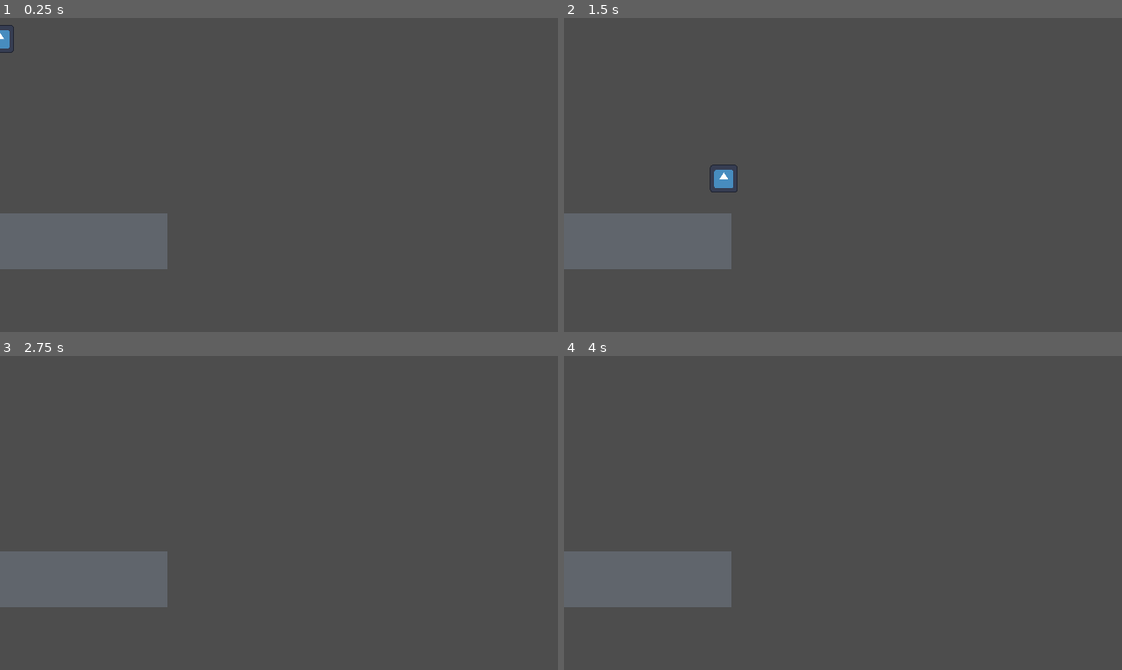
Above: before the commit, frames 1-4 (two rows, left to right).
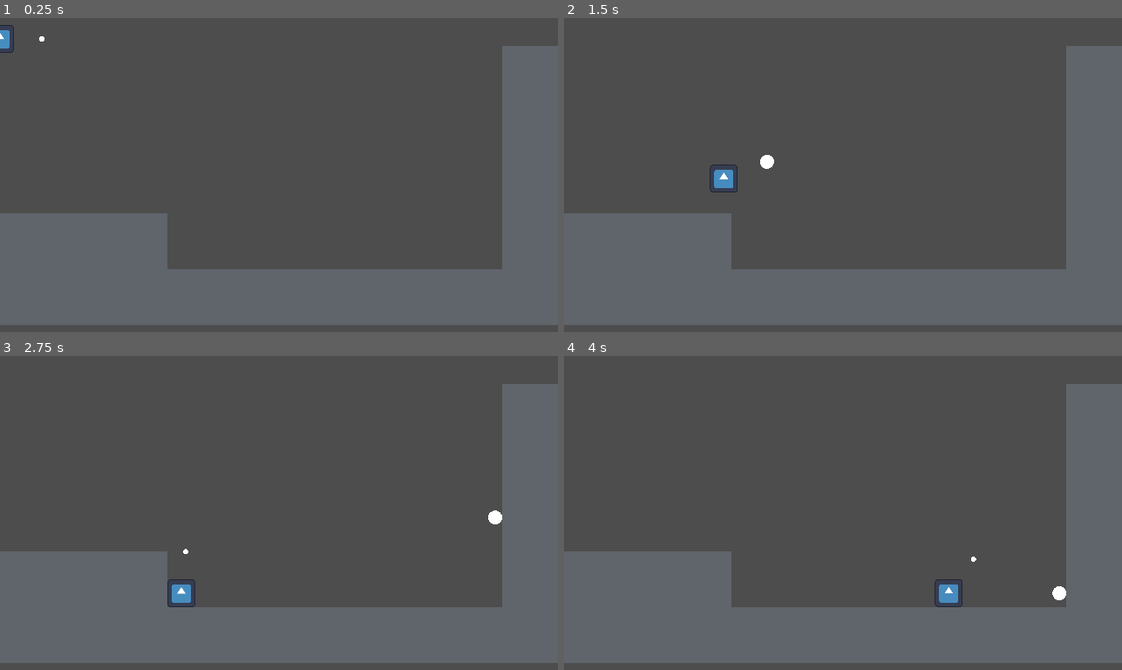
Above: after the commit, the same moments.

Repository: Borrow-Game/game-godot
Game: Godot game, scene res://physics_sample_scene.tscn
Same seed, same stepped clock (60 frames per second), same inputs: the game is played once before the commit and once after it. The project has no main scene, so this scene is started directly. The engine's default icon, where the game draws it, is replaced by a stand-in: a white triangle on a blue panel in a dark square.
Inputs:
- Up to frame 1 (0.25 s): no input
- Up to frame 2 (1.5 s): tap Enter (ui_accept) at 0.5, 0.77 s; hold Shift (shoot bow, bound only after the commit) 0.53-1.28 s; hold Right (ui_right) from 0.53 s (still down); tap End (ui_end) at 0.6 s; tap Shift (shoot bow, bound only after the commit) at 1.35 s
- Up to frame 3 (2.75 s): tap Enter (ui_accept) at 1.52 s; tap End (ui_end) at 1.55, 2.1 s; release Right (ui_right) at 2.03 s; hold Left (ui_left) from 2.03 s (still down); hold Shift (shoot bow, bound only after the commit) from 2.03 s (still down)
- Up to frame 4 (4 s): release Left (ui_left) at 2.78 s; release Shift (shoot bow, bound only after the commit) at 2.78 s; hold Right (ui_right) from 2.78 s (still down); tap Shift (shoot bow, bound only after the commit) at 2.85 s; tap Enter (ui_accept) at 3.02, 3.77 s; tap End (ui_end) at 3.05, 3.6 s; hold Shift (shoot bow, bound only after the commit) from 3.53 s (still down)

The runs differ from the first frame. In frame 1, 25% of the frame differs, in the area x 0-100%, y 5-98%; in frame 2, 25%; in frame 3, 25%, in the area x 0-100%, y 8-98%; in frame 4, 25%.

Commit message:
arrow indicator

Diff:
--- a/arrow.gd
+++ b/arrow.gd
@@ -11,4 +11,4 @@
 func _physics_process(delta: float) -> void:
 	velocity = Vector2.from_angle(deg_to_rad(angle))  * 10
 	move_and_collide(velocity)
-	angle += 1
+	angle += 1  * 60 * delta
--- a/arrow_demo_scene.gd
+++ b/arrow_demo_scene.gd
@@ -8,7 +8,7 @@
 
 # Called every frame. 'delta' is the elapsed time since the previous frame.
 func _process(delta: float) -> void:
-	if Input.is_action_just_pressed("ui_end"):
+	if Input.is_action_just_pressed("shoot bow"):
 		var new_arrow = arrow_scene.instantiate()
 		new_arrow.angle = aim_angle
 		new_arrow.position = Vector2(0, 96)
--- a/physics_sample_scene.tscn
+++ b/physics_sample_scene.tscn
@@ -14,6 +14,51 @@
 [node name="sample_block3" parent="." instance=ExtResource("1_gdt6k")]
 position = Vector2(80, 128)
 
+[node name="sample_block4" parent="." instance=ExtResource("1_gdt6k")]
+position = Vector2(16, 160)
+
+[node name="sample_block5" parent="." instance=ExtResource("1_gdt6k")]
+position = Vector2(48, 160)
+
+[node name="sample_block6" parent="." instance=ExtResource("1_gdt6k")]
+position = Vector2(80, 160)
+
+[node name="sample_block7" parent="." instance=ExtResource("1_gdt6k")]
+position = Vector2(112, 160)
+
+[node name="sample_block8" parent="." instance=ExtResource("1_gdt6k")]
+position = Vector2(144, 160)
+
+[node name="sample_block9" parent="." instance=ExtResource("1_gdt6k")]
+position = Vector2(176, 160)
+
+[node name="sample_block10" parent="." instance=ExtResource("1_gdt6k")]
+position = Vector2(208, 160)
+
+[node name="sample_block11" parent="." instance=ExtResource("1_gdt6k")]
+position = Vector2(240, 160)
+
+[node name="sample_block12" parent="." instance=ExtResource("1_gdt6k")]
+position = Vector2(272, 160)
+
+[node name="sample_block13" parent="." instance=ExtResource("1_gdt6k")]
+position = Vector2(304, 160)
+
+[node name="sample_block14" parent="." instance=ExtResource("1_gdt6k")]
+position = Vector2(304, 128)
+
+[node name="sample_block15" parent="." instance=ExtResource("1_gdt6k")]
+position = Vector2(304, 96)
+
+[node name="sample_block16" parent="." instance=ExtResource("1_gdt6k")]
+position = Vector2(304, 64)
+
+[node name="sample_block17" parent="." instance=ExtResource("1_gdt6k")]
+position = Vector2(304, 32)
+
+[node name="sample_block18" parent="." instance=ExtResource("1_gdt6k")]
+position = Vector2(-16, 128)
+
 [node name="player_character" parent="." instance=ExtResource("2_ycyjp")]
 
 [node name="arrows" type="Node2D" parent="."]
--- a/player_character.gd
+++ b/player_character.gd
@@ -20,20 +20,25 @@
 
 	var direction := Input.get_axis("ui_left", "ui_right")
 	if direction:
-		velocity.x = move_toward(velocity.x, direction * SPEED, x_acceleration / 2)
+		velocity.x = move_toward(velocity.x, direction * SPEED, (x_acceleration / 2) * 60 * delta)
 	else:
-		velocity.x = move_toward(velocity.x , 0, x_acceleration)
+		velocity.x = move_toward(velocity.x , 0, x_acceleration  * 60 * delta)
 
 	move_and_slide()
 
-	if Input.is_action_pressed("ui_down"):
-		aim_angle = move_toward(aim_angle, 90, -1)
+	if Input.is_action_pressed("shoot bow"):
+		aim_angle = move_toward(aim_angle, 90, -2  * 60 * delta)
 		print(aim_angle)
-	if Input.is_action_just_released("ui_down"):
+		$"indication-center".visible = true
+	if Input.is_action_just_released("shoot bow"):
 		if self.get_parent().get_node("arrows").get_child(0):
 			self.get_parent().get_node("arrows").get_child(0).queue_free()
 		shoot(delta, aim_angle)
 		aim_angle = 0
+		$"indication-center".visible = false
+
+
+	$"indication-center".rotation_degrees=aim_angle
 
 
 func shoot(delta: float, angle: float) ->void:
--- a/player_character.tscn
+++ b/player_character.tscn
@@ -1,10 +1,12 @@
-[gd_scene load_steps=4 format=3 uid="uid://dfj3ask0ne44o"]
+[gd_scene load_steps=5 format=3 uid="uid://dfj3ask0ne44o"]
 
 [ext_resource type="Texture2D" uid="uid://bs4bmruuqe0xm" path="res://icon.svg" id="1_dqq6q"]
 [ext_resource type="Script" path="res://player_character.gd" id="1_nvmt7"]
 
 [sub_resource type="RectangleShape2D" id="RectangleShape2D_n2oq8"]
 size = Vector2(16, 16)
+
+[sub_resource type="SphereMesh" id="SphereMesh_7k7et"]
 
 [node name="player_character" type="CharacterBody2D"]
 script = ExtResource("1_nvmt7")
@@ -15,3 +17,10 @@
 
 [node name="character_collision" type="CollisionShape2D" parent="."]
 shape = SubResource("RectangleShape2D_n2oq8")
+
+[node name="indication-center" type="Node2D" parent="."]
+
+[node name="indicator" type="MeshInstance2D" parent="indication-center"]
+position = Vector2(24, 0)
+scale = Vector2(3, 3)
+mesh = SubResource("SphereMesh_7k7et")
--- a/project.godot
+++ b/project.godot
@@ -20,6 +20,14 @@
 window/size/viewport_height=180
 window/stretch/mode="canvas_items"
 
+[input]
+
+"shoot bow"={
+"deadzone": 0.5,
+"events": [Object(InputEventKey,"resource_local_to_scene":false,"resource_name":"","device":0,"window_id":0,"alt_pressed":false,"shift_pressed":false,"ctrl_pressed":false,"meta_pressed":false,"pressed":false,"keycode":0,"physical_keycode":0,"key_label":4194325,"unicode":0,"location":0,"echo":false,"script":null)
+]
+}
+
 [physics]
 
 2d/default_gravity=410.0
